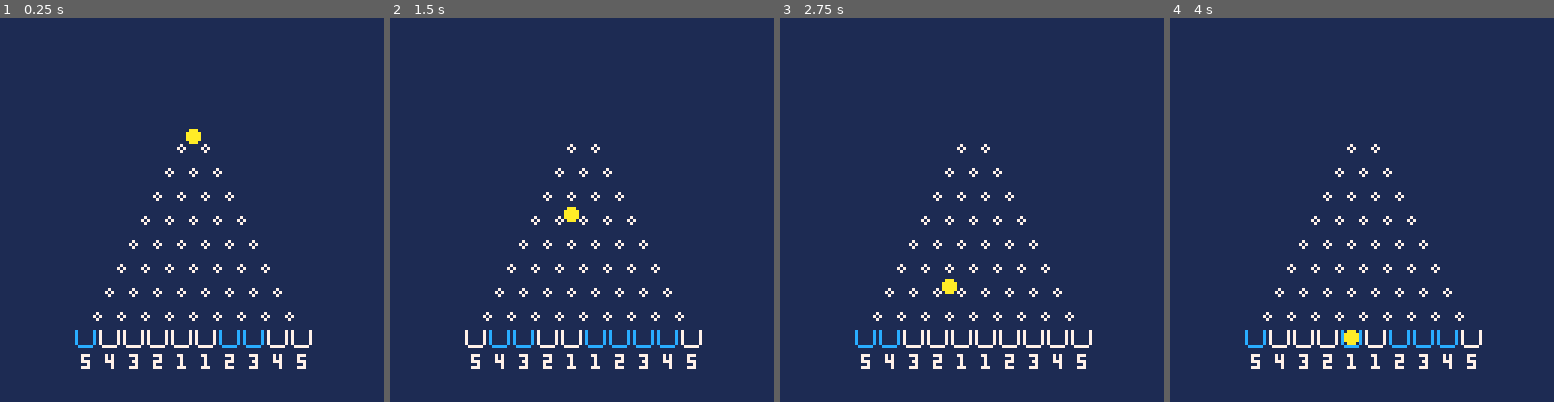
Above: before the commit, frames 1-4 (left to right).
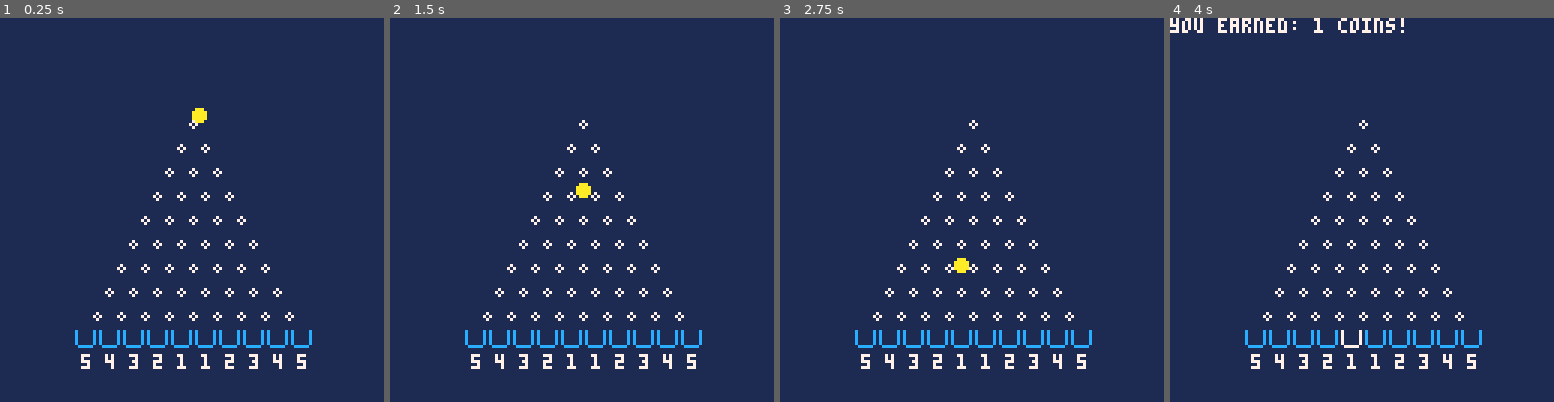
Above: after the commit, the same moments.

Repository: kjbrown-sandbox/pico-8
Game: PICO-8 cartridge plunko.p8
Two runs of this game, one before a commit and one after it. Both use one fixed random seed, a clock stepped at 60 frames per second and the inputs below.
Inputs:
- Up to frame 1 (0.25 s): no input
- Up to frame 2 (1.5 s): no input
- Up to frame 3 (2.75 s): hold Right 1.6-2.1 s; hold Right from 2.47 s (still down)
- Up to frame 4 (4 s): release Right at 3.03 s; hold Left 3.08-3.58 s

The runs differ from the first frame. In frame 1, 0.9% of the frame differs, in the area x 25-82%, y 23-86%; in frame 2, 0.6%; in frame 3, 1.0%; in frame 4, 1.6%, in the area x 0-82%, y 0-86%.

Commit message:
Coin now drops into bucket and goes bling bling bling

Diff:
--- a/plunko.p8
+++ b/plunko.p8
@@ -5,30 +5,29 @@
 consts = {
 	top_of_buckets = 104,
 	num_buckets = 10,
-	num_pegs = 8,
+	num_peg_rows = 9,
 }
 
 state = {
 	debug_text = "",
 	timers = {},
+	money = 1,
+	buckets = {},
 }
 
 function _init()
 	coin = new_coin(1)
-	buckets = {}
+	state.buckets = {}
 	start_x = 64 - (8 * (consts.num_buckets / 2 + 1)) + 1
 	bucket_value = flr(consts.num_buckets / 2)
 	for i = 1, consts.num_buckets do
-		add(buckets, new_bucket(bucket_value, start_x + i * 8))
+		add(state.buckets, new_bucket(bucket_value, start_x + i * 8))
 		if i < consts.num_buckets / 2 then
 			bucket_value -= 1
 		elseif i > consts.num_buckets / 2 then
 			bucket_value += 1
 		end
 	end
-	wait_then_do(10000, function()
-		state.debug_text = "10 seconds have passed!"
-	end)
 end
 
 function _update()
@@ -47,7 +46,7 @@
 	map(0,0,0,0)
 	coin.draw()
 	draw_pegs()
-	for b in all(buckets) do
+	for b in all(state.buckets) do
 		b.draw()
 	end
 	print(state.debug_text, 0, 0, 7)
@@ -149,9 +148,9 @@
 end
 
 function draw_pegs(x, y)
-	for row=1,consts.num_pegs do
-		local num_pegs = row + 1
-		local y = 40 + (row-1)*8
+	for row=1,consts.num_peg_rows do
+		local num_pegs = row
+		local y = 32 + (row-1)*8
 		local total_width = (num_pegs-1)*8
 		local start_x = 64 - total_width/2
 		for i=0,num_pegs-1 do
@@ -189,11 +188,11 @@
 function new_coin(level)
 	local coin = {}
 
-	coin.pos = new_point(62, 32)
+	coin.pos = new_point(62, 25)
 	coin.state = coin_state.initial_drop
 	coin.speed = 0.7
 	coin.level = level or 1
-	coin.value = 0
+	coin.value_multiplier = 1
 	coin.target_x = 0
 	coin.target_y = 0
 
@@ -217,14 +216,20 @@
 
 	function update_initial_drop()
 		coin.pos.y += coin.speed
-		coin.pos.y = min(coin.pos.y, 45)  -- prevent going above 32
-		if coin.pos.y == 45 then
+		coin.pos.y = min(coin.pos.y, 29)  -- prevent going above 32
+		if coin.pos.y == 29 then
 			coin.state = coin_state.dropping
 			pick_target()
 		end
 	end
 
 	function update_dropping()
+		if coin.pos.y == consts.top_of_buckets then
+			enter_bucket()
+			coin.pos = new_point(-200, -200)  -- reset position
+			return
+		end
+
 		if coin.pos.x < coin.target_x then
 			coin.pos.x += coin.speed * 2
 			coin.pos.x = min(coin.pos.x, coin.target_x)
@@ -235,8 +240,27 @@
 		coin.pos.y += coin.speed
 		coin.pos.y = min(coin.pos.y, coin.target_y)
 
+
 		if coin.pos.x == coin.target_x and coin.pos.y == coin.target_y then
 			pick_target()  -- pick a new target for the next drop
+		end
+	end
+
+	function enter_bucket()
+		for bucket in all(state.buckets) do
+			if coin.pos.x >= bucket.pos.x and coin.pos.x <= bucket.pos.x + 8 then
+				-- coin.value = bucket.value
+				local money_earned = coin.value_multiplier * bucket.value
+				state.money += money_earned
+				bucket.state = bucket_state.full
+				state.debug_text = "you earned: " ..  money_earned .. " coins!"
+				sfx(1)
+				wait_then_do(1000, function()
+					state.debug_text = ""
+					bucket.state = bucket_state.empty
+				end)
+				return true
+			end
 		end
 	end
 
@@ -265,7 +289,7 @@
 	local bucket = {}
 	bucket.value = value
 	bucket.pos = new_point(x, consts.top_of_buckets)
-	bucket.state = bucket_state.full
+	bucket.state = bucket_state.empty
 
 	bucket.update = function()
 	end
Not shown, changed: the sound effects (__sfx__) section of plunko.p8
